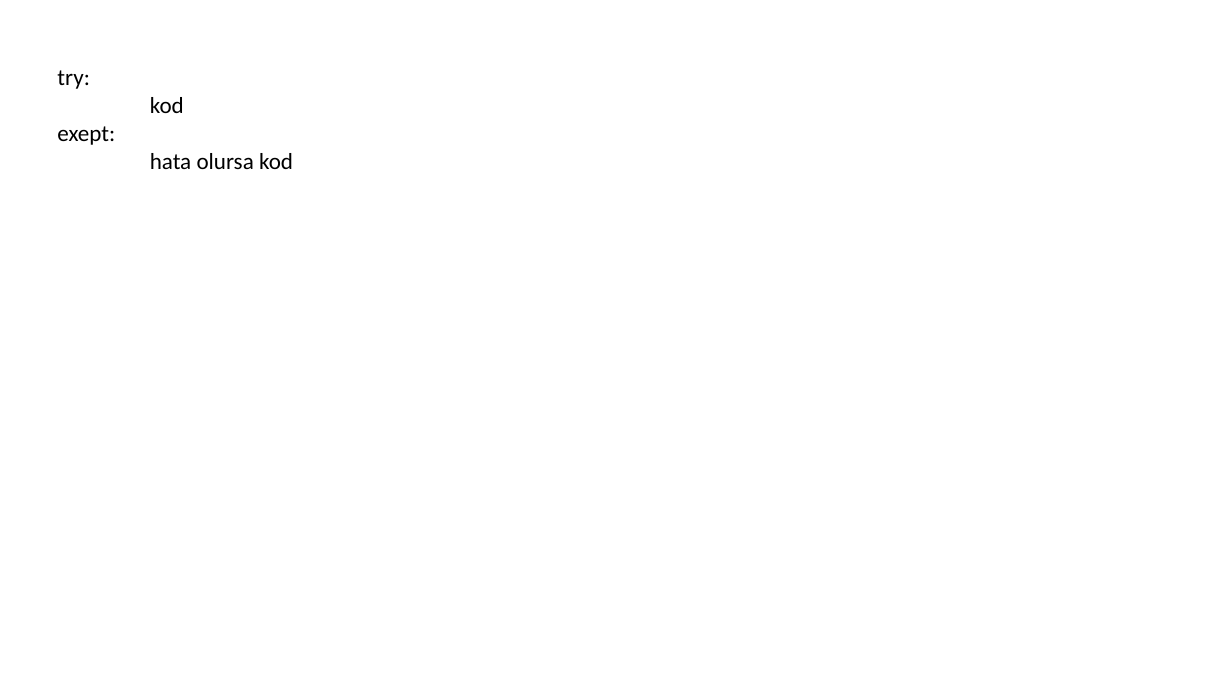
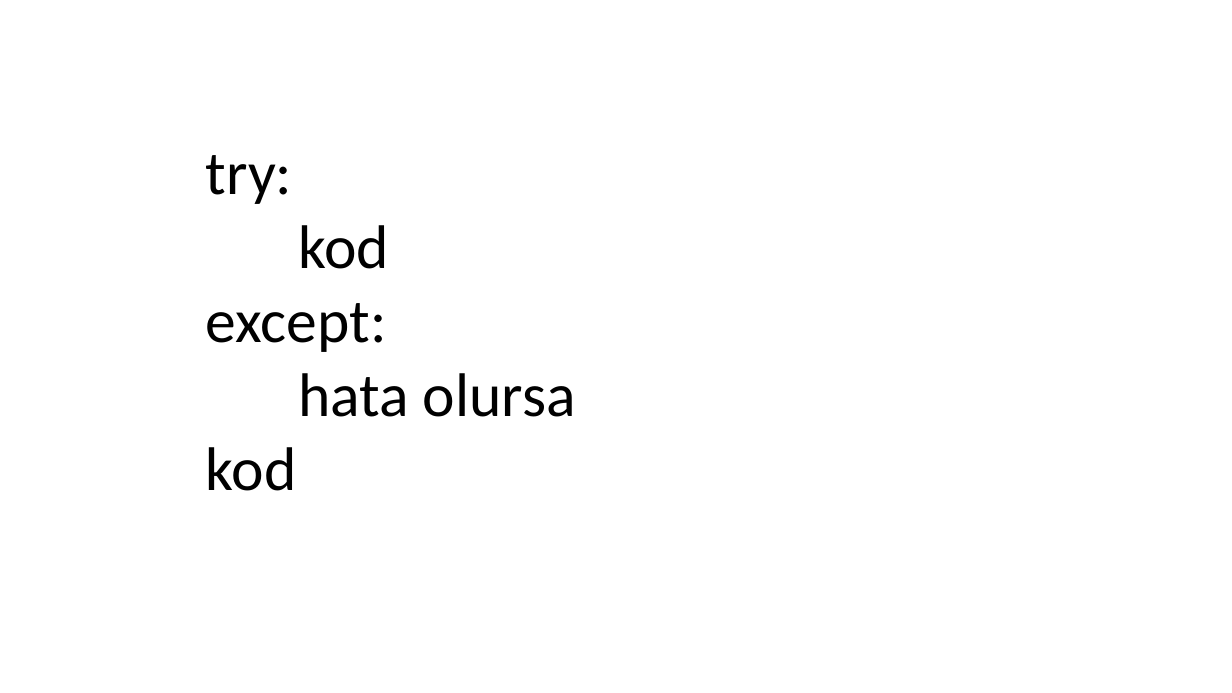
Before and after one commit to celalaksu/Python-Programlama-Kursu, a slide deck: slide 38 of Modul 5 - Modul Paket StringMetod HataYakalama.pptx. Drawn at 1232x693 pixels with LibreOffice and Linux fonts; fonts in the diff are those of the drawing. Boxes give left, top, right and bottom in pixels: in the first picture for what was removed or moved away, otherwise in the second. Text is boxed around its words. In the diff, an @@ line names an element or a change of style, - is before the commit and + after.

```diff
--- a/Modul 5 - Modul Paket StringMetod HataYakalama.pptx
+++ b/Modul 5 - Modul Paket StringMetod HataYakalama.pptx
@@ text "try:": place and size @@
-text "try:" at bbox=[57, 70, 293, 169]
+text "try:" at bbox=[206, 155, 576, 491]
@@ text at bbox=[206, 155, 576, 491]: size 18 to 48 pt in "try:", "kod", "hata olursa kod" @@
@@ text at bbox=[206, 303, 387, 352]: text changed; size 18 to 48 pt @@
-exept:
+except:
```
Also in this commit, not shown: 4 other slides changed, 2 slides added, 2 slides removed.
